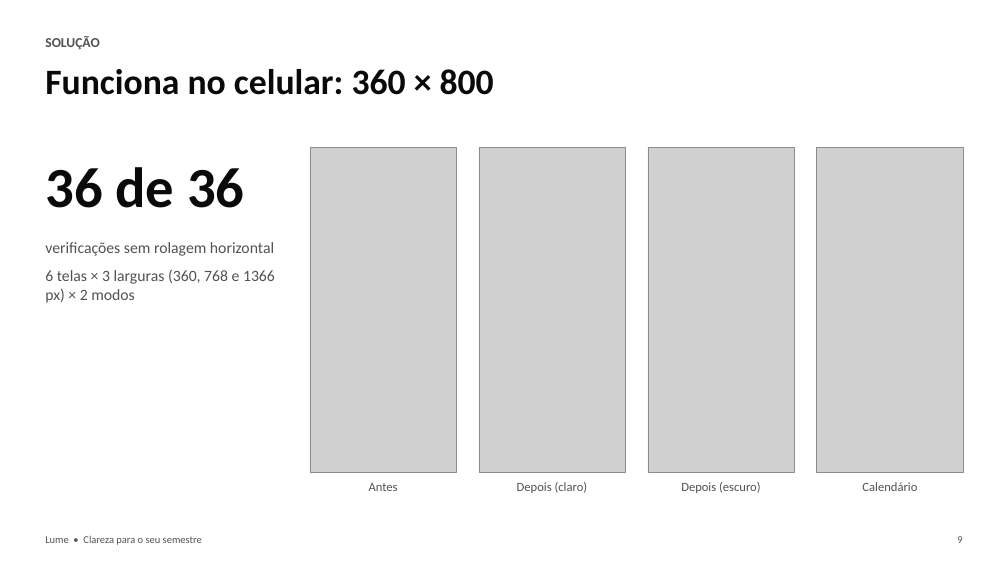
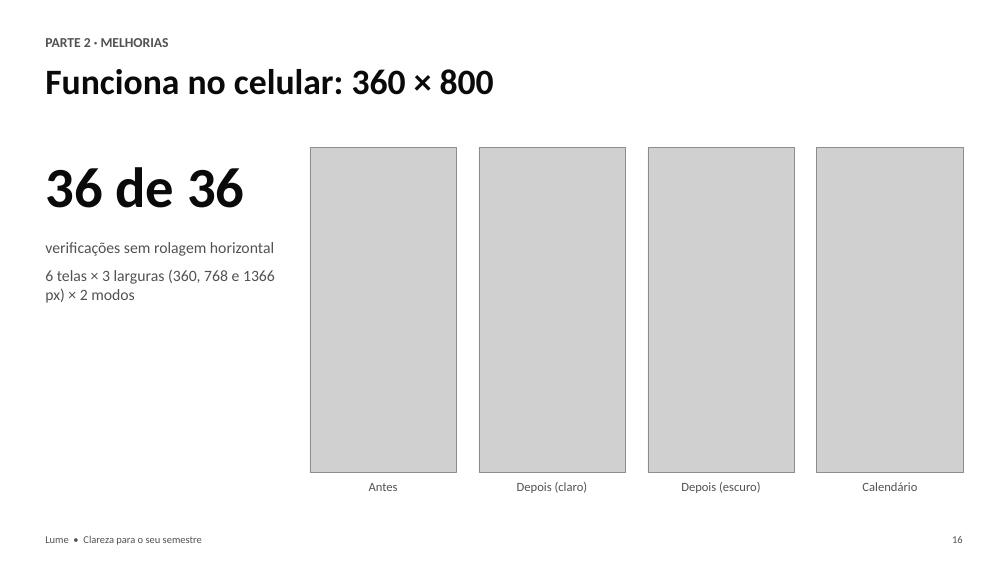
Before and after one commit to Tavimmm21/educonnect, a slide deck: slide 16 of entrega/Lume-Apresentacao-do-projeto.pptx (slide 9 before the commit). Drawn at 1008x567 pixels with LibreOffice and Linux fonts; fonts in the diff are those of the drawing; grey boxes stand for pictures. Boxes give left, top, right and bottom in pixels: in the first picture for what was removed or moved away, otherwise in the second. Text is boxed around its words. In the diff, an @@ line names an element or a change of style, - is before the commit and + after.

```diff
--- a/entrega/Lume-Apresentacao-do-projeto.pptx
+++ b/entrega/Lume-Apresentacao-do-projeto.pptx
@@ text at (45,38,169,47): text changed @@
-SOLUÇÃO
+PARTE 2 · MELHORIAS
@@ text at (952,536,963,543): text changed @@
-9
+16
```
Also in this commit, not shown: 8 other slides changed, 13 slides added, 6 slides removed, 8 other files.
